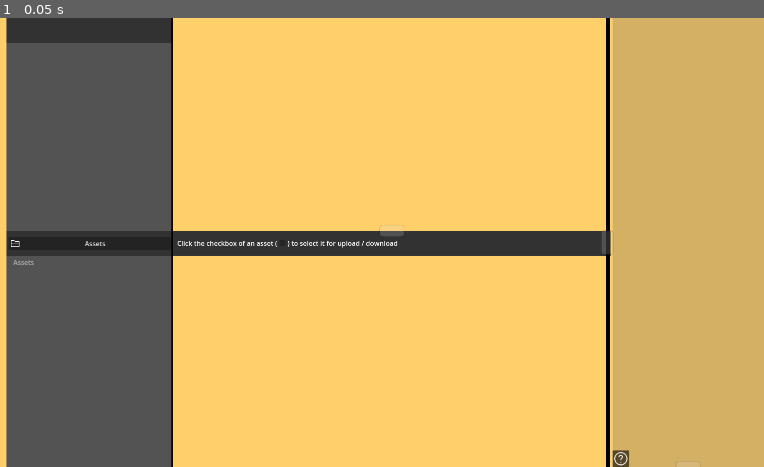
Above: before the commit, frame 1.
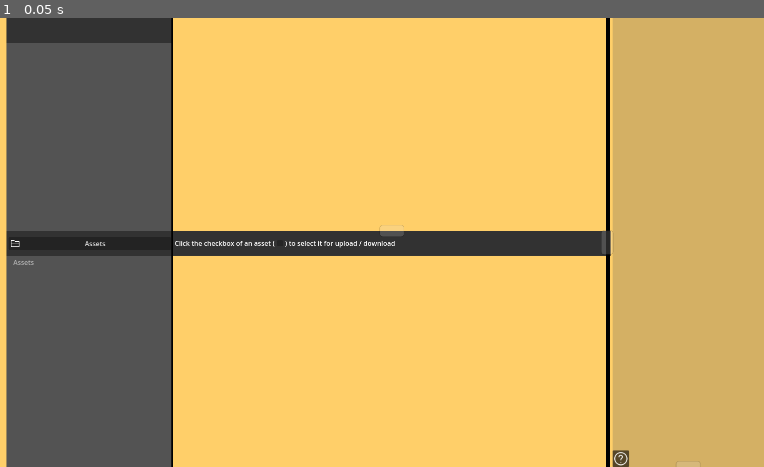
Above: after the commit, the same moment.

Repository: hunsri/3DAM
Game: Godot game, scene res://scenes/context_scenes/ServerViewUI.tscn
Two runs of this game, one before a commit and one after it. Both use one fixed random seed, a clock stepped at 60 frames per second and the inputs below. This scene is started directly instead of the project's main scene.
Inputs:
- Up to frame 1 (0.05 s): no input

The runs differ from the first frame. In frame 1, 0.2% of the frame differs, in the area x 22-52%, y 49-52%.

Commit message:
improves explorer and exchange bar

Diff:
--- a/project.godot
+++ b/project.godot
@@ -10,7 +10,7 @@
 
 [application]
 
-config/name="3DAM"
+config/name="3D Asset Manager"
 run/main_scene="uid://dqgaslfy2x3y3"
 config/features=PackedStringArray("4.5", "GL Compatibility")
 config/icon="res://icon.svg"
--- a/scenes/subscenes/asset_views/ServerAssetView2D.tscn
+++ b/scenes/subscenes/asset_views/ServerAssetView2D.tscn
@@ -177,10 +177,10 @@
 layout_mode = 2
 size_flags_horizontal = 3
 
-[node name="SubViewport" parent="HSplitContainer/AssetInfoSidebar/VSplitContainer/Panel/SubViewportContainer" index="0"]
+[node name="SubViewport" parent="HSplitContainer/AssetInfoSidebar/SidebarSplit/Panel/ModelPreviewContainer/SubViewportContainer" index="0"]
 size = Vector2i(364, 500)
 
 [editable path="HSplitContainer/ExplorerArea/VSplitContainer/Server/CategorySelector"]
 [editable path="HSplitContainer/ExplorerArea/VSplitContainer/Local/DirectorySelector"]
 [editable path="HSplitContainer/AssetInfoSidebar"]
-[editable path="HSplitContainer/AssetInfoSidebar/VSplitContainer/ScrollContainer/AssetMetaInfo"]
+[editable path="HSplitContainer/AssetInfoSidebar/SidebarSplit/ScrollContainer/AssetMetaInfo"]
--- a/scenes/subscenes/exchange_bar/ServerExchangeBar.tscn
+++ b/scenes/subscenes/exchange_bar/ServerExchangeBar.tscn
@@ -27,12 +27,10 @@
 
 [node name="HBoxContainer" type="HBoxContainer" parent="."]
 layout_mode = 1
-anchors_preset = 15
-anchor_right = 1.0
+anchors_preset = 9
 anchor_bottom = 1.0
-offset_left = 10.0
-offset_right = 3.0
-grow_horizontal = 2
+offset_left = 4.0
+offset_right = 942.0
 grow_vertical = 2
 
 [node name="HelpPanel" type="HBoxContainer" parent="HBoxContainer"]
--- a/scripts/DirectorySelector.gd
+++ b/scripts/DirectorySelector.gd
@@ -34,7 +34,7 @@
 		var full_path: String = current_path + "/" + node_name
 
 		if PackageUtils.is_target_package(full_path):
-			break
+			pass
 		# Check whether this entry is a directory (uses DirAccess's current entry flag)
 		elif dir_access.current_is_dir():
 
--- a/scripts/explorers/AssetExplorerHandler.gd
+++ b/scripts/explorers/AssetExplorerHandler.gd
@@ -43,7 +43,15 @@
 	dir_access.list_dir_begin()
 	var asset_file_name = dir_access.get_next()
 	while asset_file_name != "":
-		ret.append(AssetInfo.new(asset_file_name, directory+"/"+asset_file_name))
+		var asset_path: String = directory+"/"+asset_file_name
+
+		# We don't want to display folders that aren't packages
+		if dir_access.dir_exists(asset_path):
+			if not PackageUtils.is_target_package(asset_path):
+				asset_file_name = dir_access.get_next()
+				continue
+
+		ret.append(AssetInfo.new(asset_file_name, asset_path))
 		asset_file_name = dir_access.get_next()
 
 	return ret
--- a/scripts/server/ServerHandler.gd
+++ b/scripts/server/ServerHandler.gd
@@ -55,6 +55,9 @@
 
 func _on_request_completed_package_names_in_category(_result, _response_code, _headers, body):
 	var json = JSON.parse_string(body.get_string_from_utf8())
+
+	# connects to ServerExplorerHandler on_fetch_assets_info
+	# not the cleanest connection, but it works
 	has_fetched_names_in_category.emit(json["packages"])
 
 func fetch_asset_info(category_name: String, package_name: String, tile: ServerAssetTile2D):
